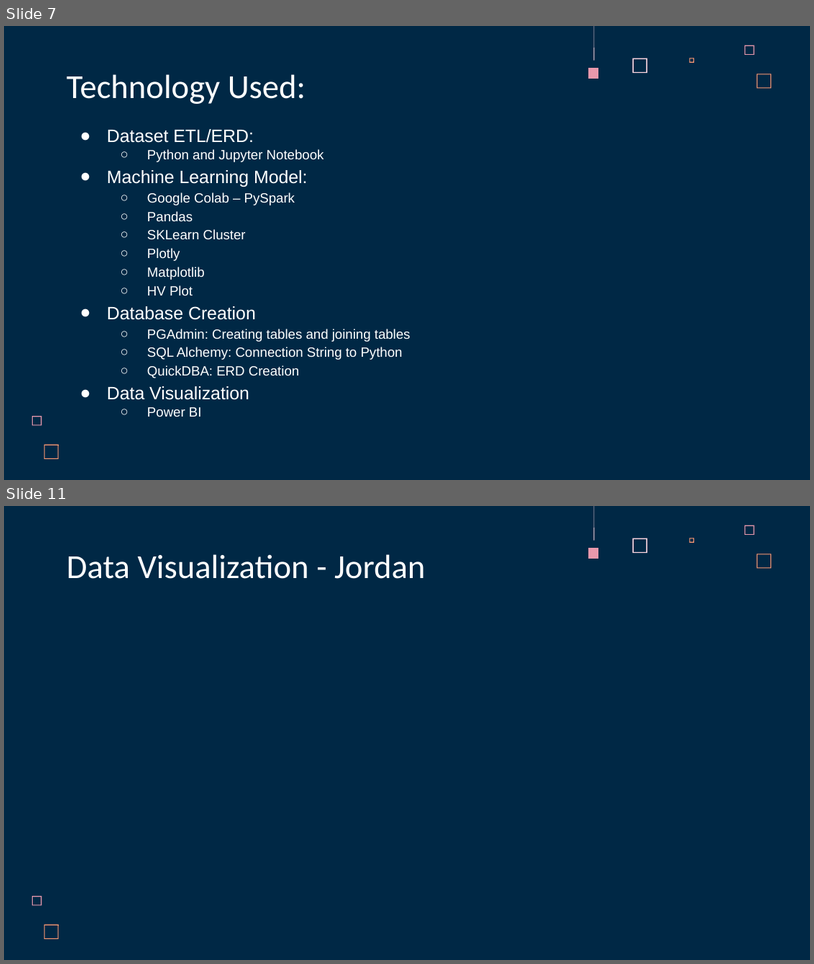
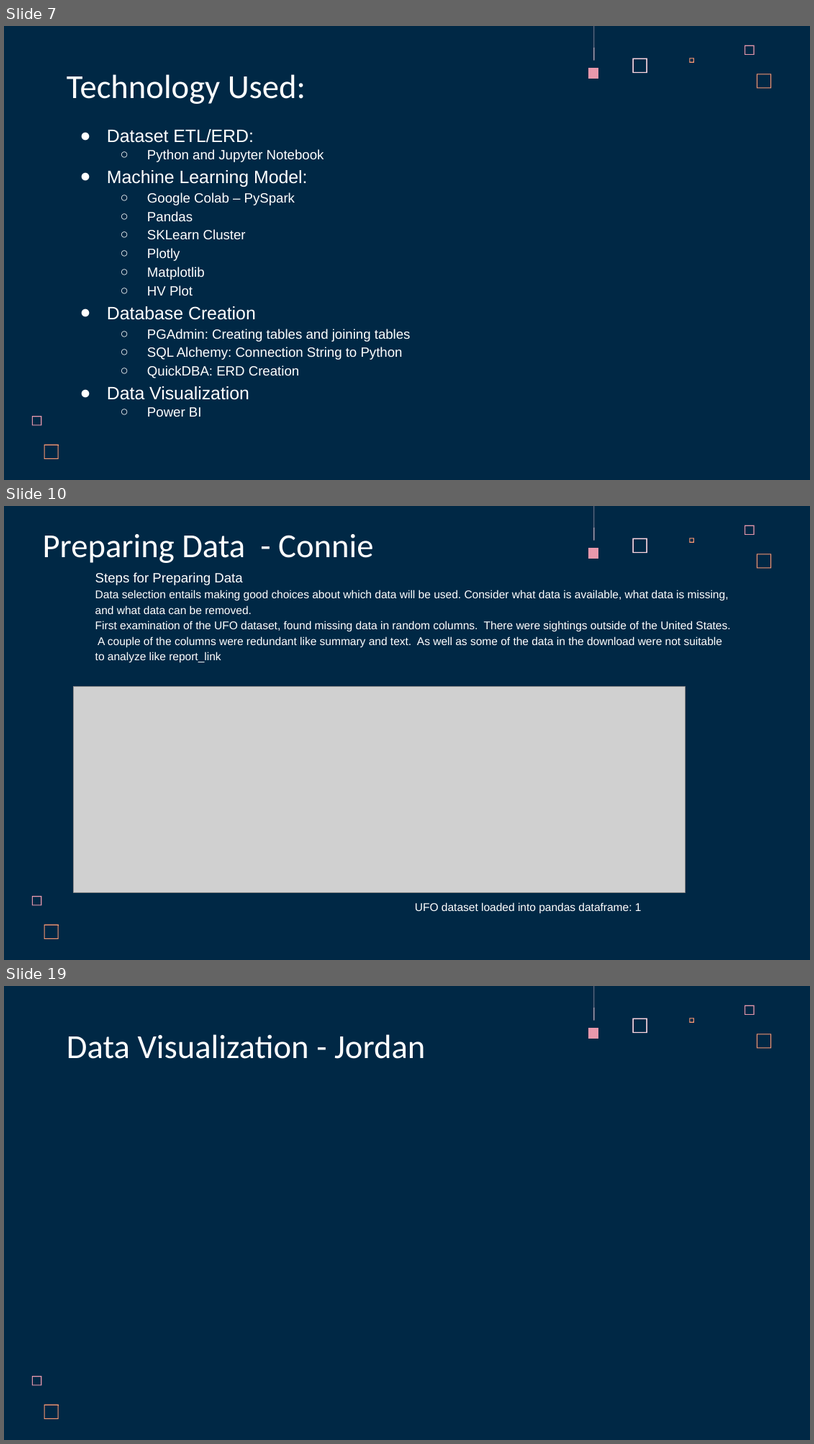
Before and after one commit to acegal1/Group1_Final_Project, a slide deck: _Group 1 Final Project Presentation - UFO Sightings in Arizona.pptx. Shown one above the other, each under a label of ours: slides 7 and 11 before the commit, slides 7, 10 and 19 after it; the slides between them are not shown. The pictures are 814x964 and 814x1444 pixels, drawn with LibreOffice and Linux fonts; fonts in the diff are those of the drawing; grey boxes stand for pictures. Boxes give left, top, right and bottom in pixels: in the first picture for what was removed or moved away, otherwise in the second. Text is boxed around its words. In the diff, an @@ line names an element or a change of style, - is before the commit and + after.

```diff
--- a/_Group 1 Final Project Presentation - UFO Sightings in Arizona.pptx
+++ b/_Group 1 Final Project Presentation - UFO Sightings in Arizona.pptx
@@ slide 10 added at [4,506,810,960], background #002845; not listed: 8 template elements that a slide beside it also shows @@
@@ title added at [43,534,373,563], 30 pt, text #FFFFFF @@
+Preparing Data - Connie
@@ text added at [95,572,730,663], 10 pt, text #FFFFFF @@
+Steps for Preparing Data
+Data selection entails making good choices about which data will be used. Consider what data is available, what data is missing, and what data can be removed.
+First examination of the UFO dataset, found missing data in random columns. There were sightings outside of the United States. A couple of the columns were redundant like summary and text. As well as some of the data in the download were not suitable to analyze like report_link
@@ picture added at [73,687,684,892] @@
@@ text added at [415,902,642,913], 10 pt, text #FFFFFF @@
+UFO dataset loaded into pandas dataframe: 1
@@ what was slide 11 is now slide 19 @@
```
Also in this commit, not shown: 2 slides changed, 8 other slides added, 1 slide removed.
